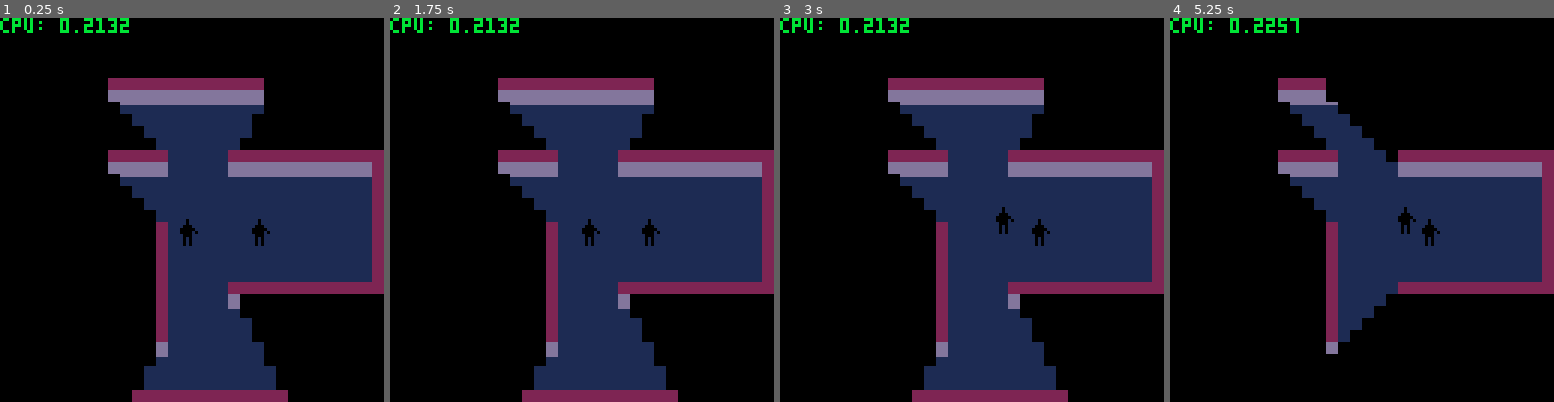
Above: before the commit, frames 1-4 (left to right).
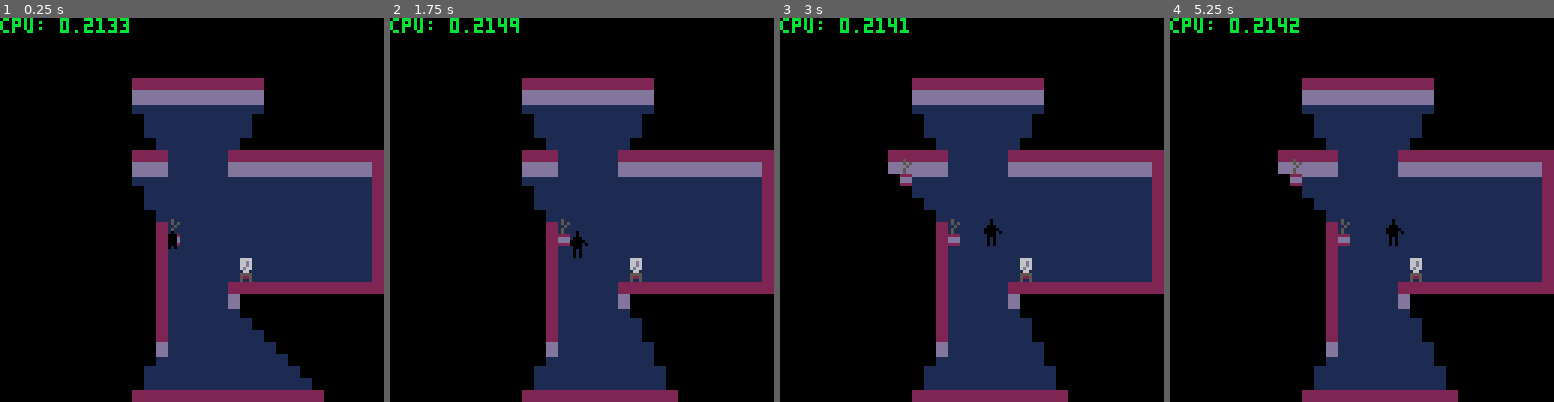
Above: after the commit, the same moments.

Repository: ironchestgames/pico-8-carts
Game: PICO-8 cartridge stealth.p8
Two runs of this game, one before a commit and one after it. Both use one fixed random seed, a clock stepped at 60 frames per second and the inputs below.
Inputs:
- Up to frame 1 (0.25 s): no input
- Up to frame 2 (1.75 s): hold Right from 1.6 s (still down)
- Up to frame 3 (3 s): release Right at 2.1 s; hold Up 2.15-2.42 s; hold Right from 2.47 s (still down)
- Up to frame 4 (5.25 s): release Right at 3.03 s; hold Left 3.08-3.58 s; hold Down 3.63-3.97 s; hold Right 4.02-4.68 s; hold Up 4.73-5.03 s; hold Left from 5.08 s (still down)

The runs differ from the first frame. In frame 1, 3.0% of the frame differs, in the area x 28-85%, y 1-100%; in frame 2, 2.0%; in frame 3, 1.5%; in frame 4, 12%, in the area x 25-75%, y 0-100%.

Commit message:
stealth - add hiding behind objects and avatar graphics

Diff:
--- a/stealth.p8
+++ b/stealth.p8
@@ -3,8 +3,10 @@
 __lua__
 
 devfog=false
+devghost=false
 
 menuitem(1, 'devfog', function() devfog=not devfog end)
+menuitem(2, 'devghost', function() devghost=not devghost end)
 
 printh('debug started','debug',true)
 function debug(_s1,_s2,_s3,_s4,_s5,_s6,_s7,_s8)
@@ -24,12 +26,37 @@
  return _l
 end
 
--- build map
-lvlmap={}
+function adjacency(_a,_b)
+ if _a.x == _b.x-1 and _a.y == _b.y then
+  return 0
+ elseif _a.x == _b.x+1 and _a.y == _b.y then
+  return 1
+ elseif _a.x == _b.x and _a.y == _b.y-1 then
+  return 2
+ elseif _a.x == _b.x and _a.y == _b.y+1 then
+  return 3
+ end
+ return nil
+end
+
+function walladjacency(_a)
+ if floor[_a.y][_a.x-1] == 2 then
+  return 0
+ elseif floor[_a.y][_a.x+1] == 2 then
+  return 1
+ elseif floor[_a.y-1][_a.x] == 2 then
+  return 2
+ elseif floor[_a.y+1][_a.x] == 2 then
+  return 3
+ end
+ return nil
+end
+
+floor={}
 for y=1,32 do
- lvlmap[y]={}
+ floor[y]={}
  for x=1,32 do
-  lvlmap[y][x]=sget(95+x,95+y)
+  floor[y][x]=sget(95+x,95+y) -- todo: generate
  end
 end
 
@@ -49,9 +76,15 @@
  end
 end
 
+-- player states:
+-- 0 - standing
+-- 1 - walking
+-- 2 - hiding
+-- 3 - caught
+
 players={
- {x=16,y=19,state=0},
- {x=22,y=19,state=0},
+ {x=15,y=20,state=0},
+ -- {x=22,y=19,state=0},
 }
 
 -- guard states:
@@ -61,6 +94,7 @@
 -- 3 - holding suspect
 -- 4 - suspicious (heard something)
 
+-- todo: change to strings
 guards={
  {
   x=14,y=5,
@@ -70,7 +104,7 @@
   state_c2=0,
  },
  {
-  x=5,y=15,
+  x=7,y=15,
   dx=0,dy=-1,
   state=1,
   state_c=0,
@@ -80,13 +114,19 @@
 
 alertlvl=1
 
+objs={
+ {x=11,y=14,typ=0,light={}},
+ {x=15,y=19,typ=0,light={}},
+ {x=21,y=22,typ=1,light={}},
+}
+
 msgs={}
 
 t=20
 
 function iswallclose(_x,_y,_dx,_dy)
  local _c=0
- while _y >= 1 and _y <= 32 and _x >= 1 and _x <= 32 and lvlmap[_y][_x] != 2 do
+ while _y >= 1 and _y <= 32 and _x >= 1 and _x <= 32 and floor[_y][_x] != 2 do
   _x+=_dx
   _y+=_dy
   _c+=1
@@ -118,17 +158,38 @@
    -- todo: leave premises
    debug('player left premises',i)
   else
-   local tile=lvlmap[nexty][nextx]
-   if _p.state != 3 and (tile == 0 or tile == 1) then
+   local _f=floor[nexty][nextx]
+   for _o in all(objs) do
+    if nextx == _o.x and nexty == _o.y then
+     nextx,nexty=_p.x,_p.y
+    end
+   end
+   if _p.state != 3 and (_f == 0 or _f == 1) then
     _p.x,_p.y=nextx,nexty
    end
+  end
+
+  -- hide behind object
+  local _hiding=nil
+  local _pwa=walladjacency(_p)
+  for _o in all(objs) do
+   local _a=adjacency(_p,_o)
+   local _owa=walladjacency(_o)
+   if _owa != nil and _pwa != nil and _a != nil and light[_p.y][_p.x] == 0 then
+    _p.state='hiding'
+    _p.adjacency=_a
+    _hiding=true
+   end
+  end
+  if _hiding == nil then
+   _p.state=0
   end
 
   -- if one square from guard, get caught
   for _g in all(guards) do
    local _dx=_p.x-_g.x
    local _dy=_p.y-_g.y
-   if _p.state != 3 and abs(_dx) <= 1 and abs(_dy) <= 1 then
+   if (_p.state != 'hiding' or light[_p.y][_p.x] == 1) and _p.state != 3 and abs(_dx) <= 1 and abs(_dy) <= 1 then
     _p.state=3
     _g.state=3
     add(msgs,{x=_g.x*4+1,y=_g.y*4-13,s='suspect caught!',t=4})
@@ -233,6 +294,11 @@
   elseif alertlvl == 2 then
    t=8
   end
+ end
+
+ -- clear objects light
+ for _o in all(objs) do
+  _o.light={}
  end
 
  -- clear light
@@ -266,14 +332,21 @@
    light[_g.y+2][_g.x-1]=1
    light[_g.y+2][_g.x]=1
    light[_g.y+2][_g.x+1]=1
+
   elseif _g.dx != 0 then
    local _x,_y=_g.x+_g.dx,_g.y+_g.dy
    local _l=32
-   while lvlmap[_y][_x] != 2 do
+   while floor[_y][_x] != 2 do
     local _c=0
     local _bx=_x
     local _by=_y
-    while lvlmap[_by][_bx] != 2 and _c <= _l do
+    while floor[_by][_bx] != 2 and _c <= _l do
+     for _o in all(objs) do
+      if (_o.x == _bx and _o.y == _by) then
+       add(_o.light,{x=0,y=-1})
+       add(_o.light,{x=-_g.dx,y=0})
+      end
+     end
      light[_by][_bx]=1
      _bx+=_g.dx
      _by+=1
@@ -285,11 +358,17 @@
 
    _x,_y=_g.x+_g.dx,_g.y+_g.dy
    _l=32
-   while lvlmap[_y][_x] != 2 do
+   while floor[_y][_x] != 2 do
     local _c=0
     local _bx=_x
     local _by=_y
-    while lvlmap[_by][_bx] != 2 and _c <= _l do
+    while floor[_by][_bx] != 2 and _c <= _l do
+     for _o in all(objs) do
+      if (_o.x == _bx and _o.y == _by) then
+       add(_o.light,{x=0,y=1})
+       add(_o.light,{x=-_g.dx,y=0})
+      end
+     end
      light[_by][_bx]=1
      _bx+=_g.dx
      _by-=1
@@ -302,11 +381,17 @@
   elseif _g.dy != 0 then
    local _x,_y=_g.x+_g.dx,_g.y+_g.dy
    local _l=32
-   while lvlmap[_y][_x] != 2 do
+   while floor[_y][_x] != 2 do
     local _c=0
     local _bx=_x
     local _by=_y
-    while lvlmap[_by][_bx] != 2 and _c <= _l do
+    while floor[_by][_bx] != 2 and _c <= _l do
+     for _o in all(objs) do
+      if (_o.x == _bx and _o.y == _by) then
+       add(_o.light,{x=0,y=-_g.dy})
+       add(_o.light,{x=-1,y=0})
+      end
+     end
      light[_by][_bx]=1
      _bx+=1
      _by+=_g.dy
@@ -318,11 +403,17 @@
 
    _x,_y=_g.x+_g.dx,_g.y+_g.dy
    _l=32
-   while lvlmap[_y][_x] != 2 do
+   while floor[_y][_x] != 2 do
     local _c=0
     local _bx=_x
     local _by=_y
-    while lvlmap[_by][_bx] != 2 and _c <= _l do
+    while floor[_by][_bx] != 2 and _c <= _l do
+     for _o in all(objs) do
+      if (_o.x == _bx and _o.y == _by) then
+       add(_o.light,{x=0,y=-_g.dy})
+       add(_o.light,{x=1,y=0})
+      end
+     end
      light[_by][_bx]=1
      _bx-=1
      _by+=_g.dy
@@ -334,17 +425,28 @@
   end
  end
 
+ -- add shadow around objects
+ for _o in all(objs) do
+  light[_o.y-1][_o.x]=0
+  light[_o.y][_o.x-1]=0
+  light[_o.y][_o.x+1]=0
+  light[_o.y+1][_o.x]=0
+  for _l in all(_o.light) do
+   light[_o.y+_l.y][_o.x+_l.x]=1
+  end
+ end
+
  -- light up walls
  for y=1,31 do
   for x=1,31 do
-   if light[y+1][x] == 1 and lvlmap[y][x] == 2 and lvlmap[y+1][x] != 2 then
+   if light[y+1][x] == 1 and floor[y][x] == 2 and floor[y+1][x] != 2 then
     light[y][x]=1
    end
   end
  end
 
  -- intruder alert
- if alertlvl == 1 then
+ if devghost == false and alertlvl == 1 then
   for _p in all(players) do
    if light[_p.y][_p.x] == 1 then
     -- todo: start police countdown
@@ -361,7 +463,7 @@
  -- reset fog
  for _y=1,32 do
   for _x=1,32 do
-   -- if lvlmap[_y][_x] == 2 then
+   -- if floor[_y][_x] == 2 then
     -- fog[_y][_x]=2
    -- else
     fog[_y][_x]=1
@@ -387,11 +489,11 @@
    for _d in all(_dirs) do
     local _x,_y=_p.x,_p.y
     local _l=32
-    while lvlmap[_y][_x] != 2 do
+    while floor[_y][_x] != 2 do
      local _c=0
      local _bx=_x
      local _by=_y
-     while lvlmap[_by][_bx] != 2 and _c <= _l do
+     while floor[_by][_bx] != 2 and _c <= _l do
       fog[_by][_bx]=0
       _bx+=_d.dx
       _by+=_d.dy
@@ -439,7 +541,7 @@
  -- remove fog from double walls
  for _y=1,31 do
   for _x=1,32 do
-   if lvlmap[_y][_x] == 2 and lvlmap[_y+1][_x] == 2 and fog[_y+1][_x] == 0 then
+   if floor[_y][_x] == 2 and floor[_y+1][_x] == 2 and fog[_y+1][_x] == 0 then
     fog[_y][_x]=0
    end
   end
@@ -452,10 +554,10 @@
  palt(0,false)
  palt(15,true)
 
- -- draw floors
+ -- draw floor
  for y=1,32 do
   for x=1,32 do
-   local tile=lvlmap[y][x]
+   local tile=floor[y][x]
    local l=light[y][x]*4
    local sx,sy=x*4-4,y*4-4
    if tile == 0 then
@@ -471,14 +573,14 @@
  -- draw walls
  for y=1,32 do
   for x=1,32 do
-   local tile=lvlmap[y][x]
+   local tile=floor[y][x]
    local l=light[y][x]*5
    local sx,sy=x*4-4,y*4-4
    if tile == 2 then
     if y < 32 then
-     if lvlmap[y+1][x] == 0 then
+     if floor[y+1][x] == 0 then
       sspr(4,0+l,4,5,sx,sy)
-     elseif lvlmap[y+1][x] == 1 then
+     elseif floor[y+1][x] == 1 then
       sspr(0,0+l,4,5,sx,sy)
      end
     end
@@ -486,20 +588,42 @@
   end
  end
 
- -- draw players
- for _p in all(players) do
-  -- rectfill(_p.x*4-4,_p.y*4-4-4,_p.x*4-4+3,_p.y*4-4+3,12)
-  if _p.state == 3 then
-   sspr(0,34,6,9,_p.x*4-4,_p.y*4-9)
-  else
-   local _l=light[_p.y][_p.x]
-   sspr(0,16+_l*9,6,9,_p.x*4-4,_p.y*4-9)
-  end
- end
-
- -- draw guards
- for _g in all(guards) do
-  rectfill(_g.x*4-4,_g.y*4-4-4,_g.x*4-4+3,_g.y*4-4+3,4)
+ -- draw players, objects, guards
+ for _y=1,32 do
+  for _o in all(objs) do
+   if _o.y == _y then
+    local _l=light[_o.y][_o.x]
+    sspr(40+_o.typ*4,0+_l*9,4,9,_o.x*4-4,_o.y*4-9)
+   end
+  end
+
+  for _p in all(players) do
+   if _p.y == _y then
+    -- rectfill(_p.x*4-4,_p.y*4-4-4,_p.x*4-4+3,_p.y*4-4+3,12)
+    if _p.state == 'hiding' then
+     if _p.adjacency == 0 then
+      sspr(6,16,4,9,_p.x*4-4,_p.y*4-9)
+     elseif _p.adjacency == 1 then
+      sspr(10,16,4,9,_p.x*4-4,_p.y*4-9)
+     elseif _p.adjacency == 2 then
+      sspr(14,16,3,9,_p.x*4-3,_p.y*4-9)
+     elseif _p.adjacency == 3 then
+      sspr(17,16,3,9,_p.x*4-4,_p.y*4-9)
+     end
+    elseif _p.state == 3 then
+     sspr(0,34,6,9,_p.x*4-4,_p.y*4-9)
+    else
+     local _l=light[_p.y][_p.x]
+     sspr(0,16+_l*9,6,9,_p.x*4-4,_p.y*4-9)
+    end
+   end
+  end
+
+  for _g in all(guards) do
+   if _g.y == _y then
+    rectfill(_g.x*4-4,_g.y*4-4-4,_g.x*4-4+3,_g.y*4-4+3,4)
+   end
+  end
  end
 
  -- draw fog
Not shown, changed: 128 lines of the sprite sheet (__gfx__) section of stealth.p8
